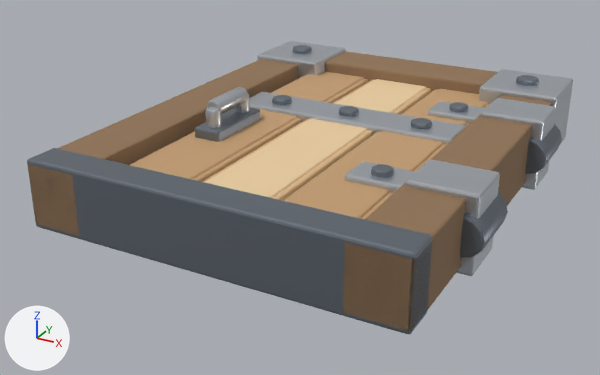
Renders of the FBX model Assets/GeneratedBaseItems/04_Reinforced_Wooden_Door.fbx from each side of a commit.
One viewpoint serves both versions: a 50 mm lens placed at (2.03, -2.73, 1.73), pointed at (-0.11, 1.16, -0.22). The axes (+X, +Y, +Z) are drawn at lower left. The lights are the same throughout. The first picture is the older version.

Names of what the first picture shows: '04_Reinforced_Wooden_Door'.
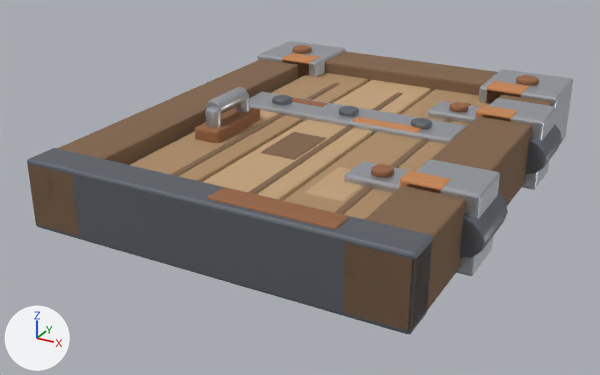
Changed parts and their boxes (x1, y1, x2, y2) in the pictures (600 x 375 px; the box of a moved part takes in the faces that stretch with it):
'04_Reinforced_Wooden_Door', recoloured, surface changed, reshaped: (27, 41, 573, 334) in both
part 1 of me_04_reinforced_wooden_door_mesh_001, moved or reshaped: before (287, 89, 488, 218); after (208, 187, 349, 229)
part 2 of me_04_reinforced_wooden_door_mesh_001, moved or reshaped: before (205, 79, 427, 198); after (335, 103, 471, 214)
part 3 of me_04_reinforced_wooden_door_mesh_001, moved or reshaped: before (131, 71, 364, 179); after (305, 167, 363, 202)
part 4 of me_04_reinforced_wooden_door_mesh_001, added: after (248, 92, 403, 194)
part 5 of me_04_reinforced_wooden_door_mesh_001, added (brown): after (261, 132, 326, 160)
part 6 of me_04_reinforced_wooden_door_mesh_001, added: after (171, 83, 339, 176)
part 7 of me_04_reinforced_wooden_door_mesh_001, added (mostly hidden): after (251, 110, 277, 126)
part 8 of me_04_reinforced_wooden_door_mesh_001, added (orange): after (486, 81, 529, 104)
part 9 of me_04_reinforced_wooden_door_mesh_001, added: after (282, 53, 320, 78)
part 10 of me_04_reinforced_wooden_door_mesh_001, added (orange): after (399, 171, 451, 193)
part 11 of me_04_reinforced_wooden_door_mesh_001, added (orange): after (475, 105, 518, 121)
part 12 of me_04_reinforced_wooden_door_mesh_001, added: after (352, 117, 422, 133)
part 13 of me_04_reinforced_wooden_door_mesh_001, built on (mostly hidden): after (291, 97, 328, 107)
part 14 of me_04_reinforced_wooden_door_mesh_001, recoloured: (195, 45, 539, 178) in both

What changed in the scene script:
```text
Change mat_wood___charred_and_stained:
    mat_wood___charred_and_stained.base_color: (0.28, 0.17, 0.09) -> (0.22, 0.13, 0.07)  # brown #907355 -> brown #81654b
Change mat_wood___weathered_cedar:
    mat_wood___weathered_cedar.base_color: (0.55, 0.34, 0.17) -> (0.43, 0.27, 0.14)  # brown #c49e73 -> brown #af8e69
Change mat_wood___exposed_grain:
    mat_wood___exposed_grain.base_color: (0.72, 0.48, 0.25) -> (0.56, 0.37, 0.2)  # beige #ddb889 -> brown #c5a47c
Change mat_iron___scraped_edges:
    mat_iron___scraped_edges.roughness: 0.32 -> 0.38
Add mat_rust___deep_brown:
    mat_rust___deep_brown = principled_material('Rust | deep brown')
    mat_rust___deep_brown.base_color = (0.34, 0.15, 0.07)  # brown #9e6c4b
    mat_rust___deep_brown.metallic = 0.24
    mat_rust___deep_brown.roughness = 0.84
Change me_04_reinforced_wooden_door_mesh_001:
    remove me_04_reinforced_wooden_door_mesh_001.from_pydata(...)  # 3448 vertices, 3270 faces; spans x -1.06..1.15, y 0.0..2.72, z -0.33..0.33
    add me_04_reinforced_wooden_door_mesh_001.from_pydata(...)  # 4008 vertices, 3810 faces; spans x -1.06..1.15, y 0.0..2.72, z -0.33..0.33
    me_04_reinforced_wooden_door_mesh_001 part 1: the loose piece of 56 vertices spanning x 0.27..0.65, y 0.18..2.38, z -0.12..0.12 is scaled about its middle by (1.74, 0.0568, 1.71), then moved by (-0.11, -1.17, 0.0), in mat_rust___deep_brown (brown #9e6c4b)
    me_04_reinforced_wooden_door_mesh_001 part 2: the loose piece of 56 vertices spanning x -0.19..0.19, y 0.18..2.38, z -0.12..0.12 is scaled about its middle by (0.0941, 0.84, 0.978), then moved by (0.54, -0.03, 0.0), in mat_wood___charred_and_stained (brown #81654b)
    me_04_reinforced_wooden_door_mesh_001 part 3: the loose piece of 56 vertices spanning x -0.65..-0.27, y 0.18..2.38, z -0.12..0.12 is scaled about its middle by (0.561, 0.167, 0.964), then moved by (0.86, -0.63, 0.0), in mat_wood___exposed_grain (brown #c5a47c)
    me_04_reinforced_wooden_door_mesh_001 part 4: the loose piece of 56 vertices spanning x -0.19..0.19, y 0.18..2.38, z -0.12..0.12 is copied, and the copy is scaled about its middle by (0.0941, 0.84, 0.978), then moved by (0.08, -0.03, 0.0), in mat_wood___charred_and_stained (brown #81654b); it spans x 0.05..0.1, y 0.32..2.17, z -0.12..0.12
    me_04_reinforced_wooden_door_mesh_001 part 5: the loose piece of 56 vertices spanning x -0.19..0.19, y 0.18..2.38, z -0.12..0.12 is copied, and the copy is scaled about its middle by (0.561, 0.167, 0.964), then moved by (-0.06, -0.28, 0.0), in mat_wood___charred_and_stained (brown #81654b); it spans x -0.17..0.05, y 0.81..1.19, z -0.12..0.12
    me_04_reinforced_wooden_door_mesh_001 part 6: the loose piece of 56 vertices spanning x -0.65..-0.27, y 0.18..2.38, z -0.12..0.12 is copied, and the copy is scaled about its middle by (0.0941, 0.84, 0.978), then moved by (0.08, -0.03, 0.0), in mat_wood___charred_and_stained (brown #81654b); it spans x -0.41..-0.35, y 0.32..2.17, z -0.12..0.12
    me_04_reinforced_wooden_door_mesh_001 part 7: the loose piece of 56 vertices spanning x -0.68..-0.24, y 0.14..2.42, z -0.11..0.11 is copied, and the copy is scaled about its middle by (0.481, 0.161, 1.06), then moved by (-0.06, 0.07, 0.0), in mat_wood___exposed_grain (brown #c5a47c); it spans x -0.63..-0.41, y 1.16..1.54, z -0.12..0.12
    me_04_reinforced_wooden_door_mesh_001 part 8: the loose piece of 56 vertices spanning x 0.58..1.06, y 2.24..2.72, z -0.21..0.21 is copied, and the copy is scaled about its middle by (0.483, 0.311, 1.02), then moved by (-0.08, -0.16, 0.0), in mat_rust___orange_oxide (orange #d1905d); it spans x 0.62..0.86, y 2.24..2.4, z -0.22..0.22
    me_04_reinforced_wooden_door_mesh_001 part 9: the loose piece of 56 vertices spanning x -1.06..-0.58, y 2.24..2.72, z -0.21..0.21 is copied, and the copy is scaled about its middle by (0.483, 0.311, 1.02), then moved by (0.08, -0.16, 0.0), in mat_rust___orange_oxide (orange #d1905d); it spans x -0.86..-0.62, y 2.24..2.4, z -0.22..0.22
    me_04_reinforced_wooden_door_mesh_001 part 10: the loose piece of 56 vertices spanning x 0.74..1.1, y 0.62..0.94, z -0.21..0.21 is copied, and the copy is scaled about its middle by (0.593, 0.343, 1.02), then moved by (-0.1, -0.1, 0.0), in mat_rust___orange_oxide (orange #d1905d); it spans x 0.71..0.93, y 0.62..0.74, z -0.22..0.22
    me_04_reinforced_wooden_door_mesh_001 part 11: the loose piece of 56 vertices spanning x 0.74..1.1, y 1.76..2.08, z -0.21..0.21 is copied, and the copy is scaled about its middle by (0.593, 0.343, 1.02), then moved by (-0.1, -0.1, 0.0), in mat_rust___orange_oxide (orange #d1905d); it spans x 0.71..0.93, y 1.76..1.88, z -0.22..0.22
    me_04_reinforced_wooden_door_mesh_001 part 12: the loose piece of 56 vertices spanning x -0.69..0.69, y 1.42..1.7, z -0.14..0.14 is copied, and the copy is scaled about its middle by (0.296, 0.319, 1.04), then moved by (0.28, -0.08, 0.0), in mat_rust___orange_oxide (orange #d1905d); it spans x 0.07..0.49, y 1.43..1.53, z -0.14..0.14
    me_04_reinforced_wooden_door_mesh_001 part 13: 4 vertices moved within x -0.5, y 1.6, z -0.14..0.14; 56 vertices added at x -0.51..-0.19, y 1.59..1.67, z -0.14..0.14
    me_04_reinforced_wooden_door_mesh_001 part 14: 956 faces spanning x -0.89..0.89, y 0.72..2.55, z -0.24..0.24 switch from mat_iron___dark_forged_steel (grey #7c848e) to mat_rust___deep_brown (brown #9e6c4b)
    remove me_04_reinforced_wooden_door_mesh_001.materials.append(mat_wood___cut_end)  # beige #eccea2
    add me_04_reinforced_wooden_door_mesh_001.materials.append(mat_rust___orange_oxide)  # orange #d1905d
```
